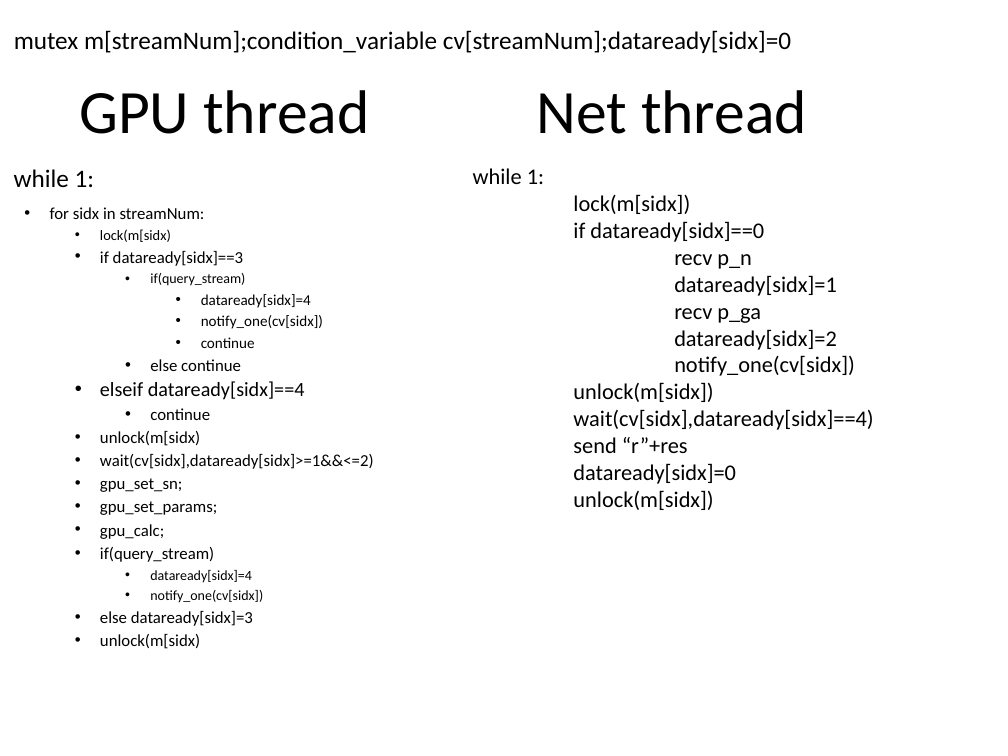
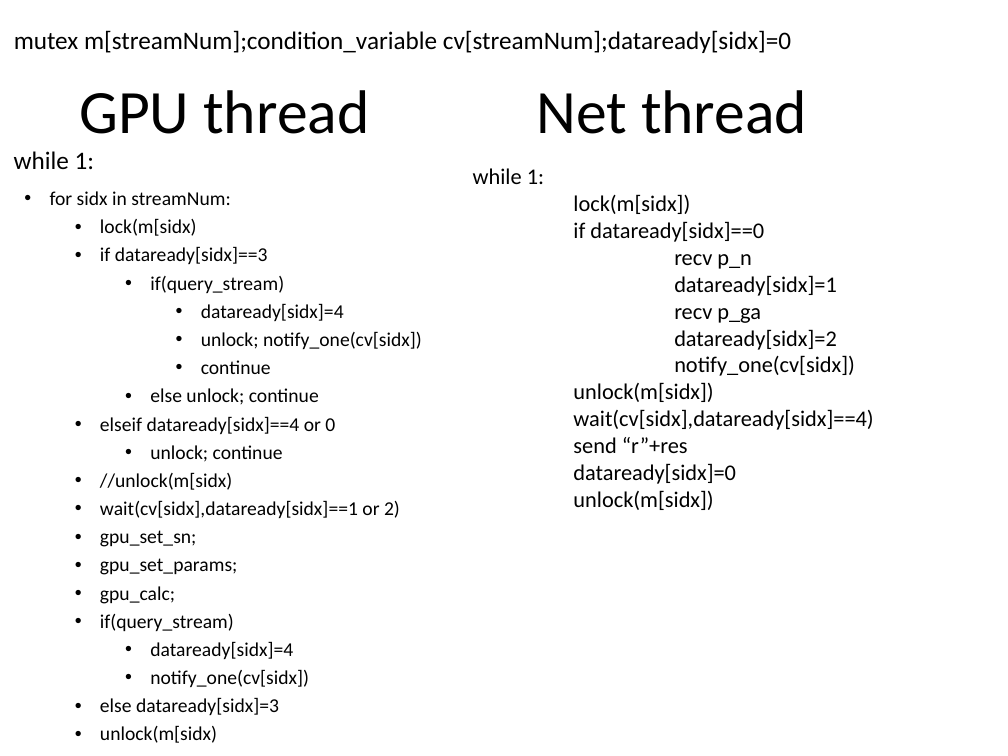
Before and after one commit to liu-kan/gSMFRETda, a slide deck: slide 4 of doc/nanomsg.pptx. Drawn at 1008x756 pixels with LibreOffice and Linux fonts; fonts in the diff are those of the drawing. Boxes give left, top, right and bottom in pixels: in the first picture for what was removed or moved away, otherwise in the second. Text is boxed around its words. In the diff, an @@ line names an element or a change of style, - is before the commit and + after.

```diff
--- a/doc/nanomsg.pptx
+++ b/doc/nanomsg.pptx
@@ text "while 1:": place and size @@
-text "while 1:" at [14, 169, 94, 187]
+text "while 1:" at [14, 151, 94, 169]
@@ text "for sidx in streamNum:": place and size @@
-text "for sidx in streamNum:" at [50, 207, 374, 649]
+text "for sidx in streamNum:" at [50, 191, 422, 743]
@@ text at [50, 191, 344, 743]: size 12 to 14 pt in "for sidx in streamNum:", "if dataready[sidx]==3", "gpu_set_sn;", "gpu_set_params;" and 4 more places; size 10.2 to 14 pt in "lock(m[sidx)"; size 10 to 14 pt in "if(query_stream)", "dataready[sidx]=4", "notify_one(cv[sidx])"; size 10.8 to 14 pt in "dataready[sidx]=4", "continue"; line spacing 0.8 to 0.9 @@
@@ text at [201, 331, 422, 349]: text changed; size 10.8 to 14 pt @@
-      • notify_one(cv[sidx])
+      • unlock; notify_one(cv[sidx])
@@ text at [100, 388, 400, 518]: text changed; size 12 to 14 pt @@
-    • else continue
-  • elseif dataready[sidx]==4
-    • continue
-  • unlock(m[sidx)
-  • wait(cv[sidx],dataready[sidx]>=1&&<=2)
+    • else unlock; continue
+  • elseif dataready[sidx]==4 or 0
+    • unlock; continue
+  • //unlock(m[sidx)
+  • wait(cv[sidx],dataready[sidx]==1 or 2)
```
Also in this commit, not shown: 1 slide added, 6 other files.
